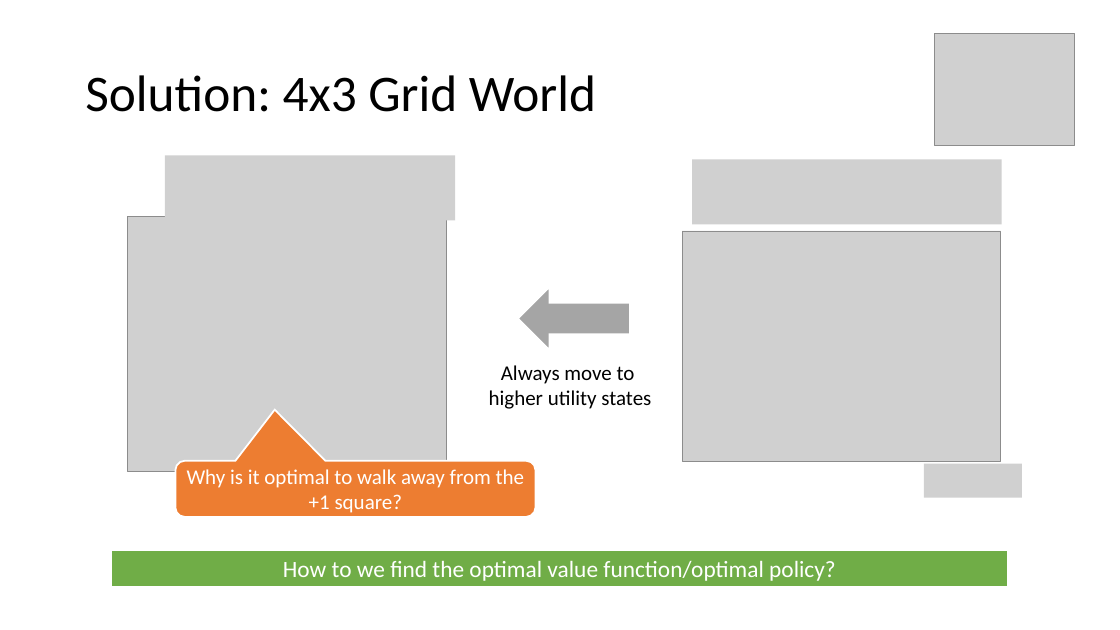
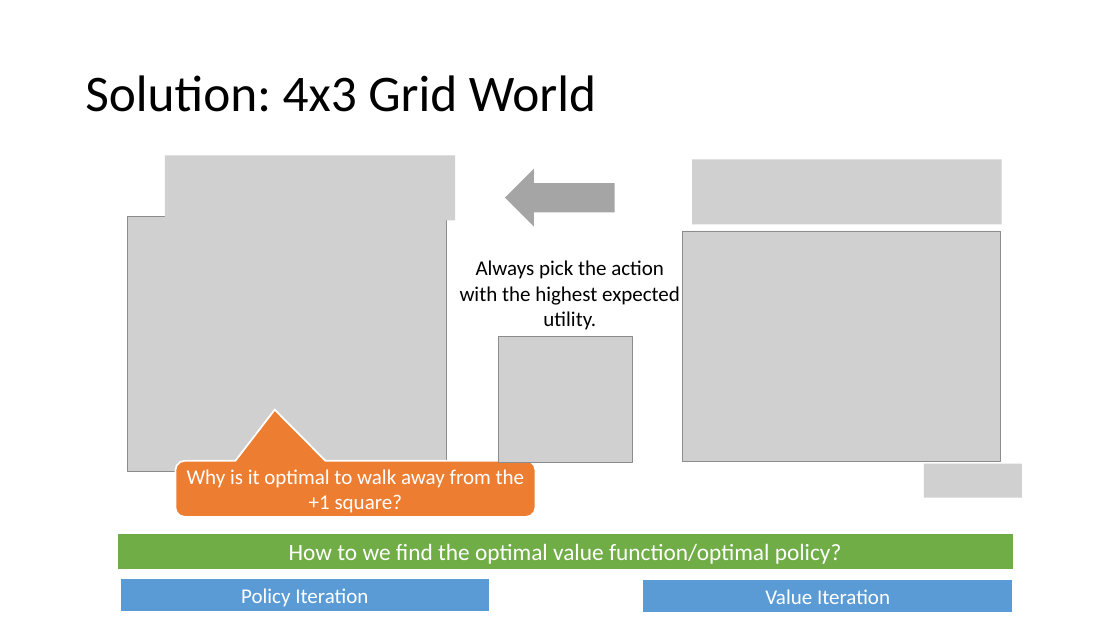
Before and after one commit to mhahsler/CS7320-AI, a slide deck: slide 8 of slides/22_Reinforcement_Learning.pptx (slide 7 before the commit). Drawn at 1120x630 pixels with LibreOffice and Linux fonts; fonts in the diff are those of the drawing; grey boxes stand for pictures. Boxes give left, top, right and bottom in pixels: in the first picture for what was removed or moved away, otherwise in the second. Text is boxed around its words. In the diff, an @@ line names an element or a change of style, - is before the commit and + after.

Commit message:
added policy nets and figures.

```diff
--- a/slides/22_Reinforcement_Learning.pptx
+++ b/slides/22_Reinforcement_Learning.pptx
@@ picture removed at <box>934,34,1075,145</box> @@
@@ right arrow: place and size @@
-right arrow at <box>518,287,630,350</box>
+right arrow at <box>504,166,616,229</box>
@@ text at <box>460,260,680,330</box>: text changed @@
-Always move to
-higher utility states
+Always pick the action with the highest expected utility.
@@ picture added at <box>498,336,632,462</box> @@
@@ rectangle "How to we find the ...": place and size @@
-rectangle "How to we find the ..." at <box>111,550,1008,587</box>
+rectangle "How to we find the ..." at <box>117,534,1014,571</box>
@@ rectangle added at <box>119,579,490,613</box>, fill #5B9BD5, outline #FFFFFF 1.5 pt, 18 pt, text #FFFFFF @@
+Policy Iteration
@@ rectangle added at <box>643,580,1013,613</box>, fill #5B9BD5, outline #FFFFFF 1.5 pt, 18 pt, text #FFFFFF @@
+Value Iteration
```
Also in this commit, not shown: 7 other slides changed, 2 slides added, 1 other file.
